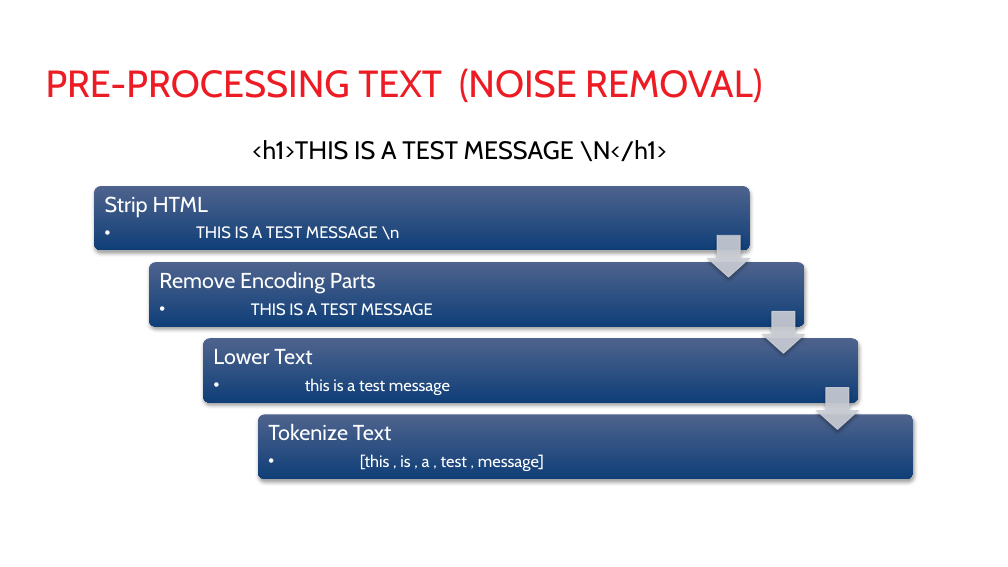
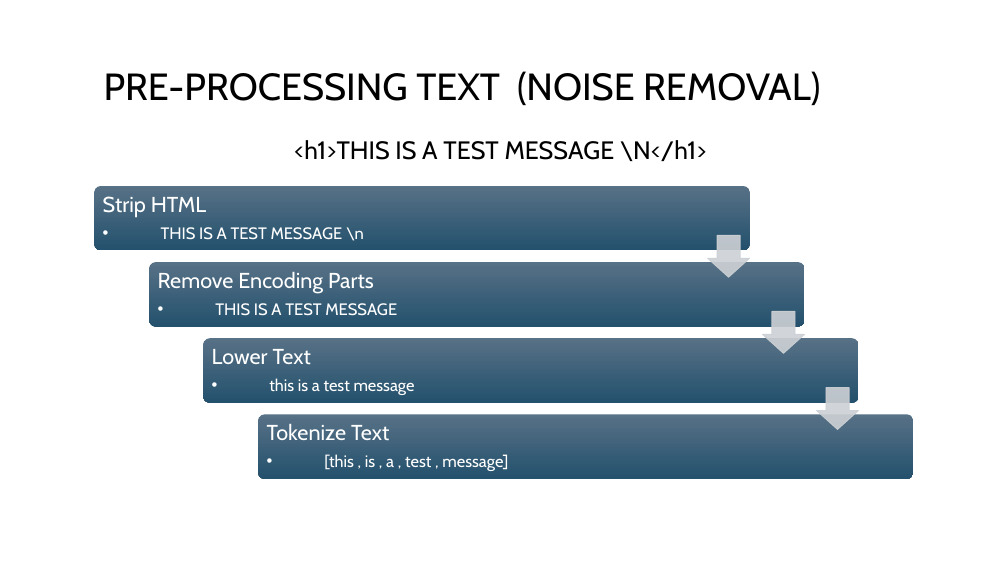
Before and after one commit to DevJohnIbrahim/SSM-GP, a slide deck: slide 10 of Graduation Proposal/Cyberbullypresentation_Final.pptx (slide 9 before the commit). Drawn at 1008x567 pixels with LibreOffice and Linux fonts; fonts in the diff are those of the drawing; background and template pictures are left out. Boxes give left, top, right and bottom in pixels: in the first picture for what was removed or moved away, otherwise in the second. Text is boxed around its words. In the diff, an @@ line names an element or a change of style, - is before the commit and + after.

Commit message:
Feeh elupdated Pre-Processing and Processing w New Diagram
Feeh elupdated Pre-Processing and Processing w New Diagram

```diff
--- a/Graduation Proposal/Cyberbullypresentation_Final.pptx
+++ b/Graduation Proposal/Cyberbullypresentation_Final.pptx
@@ title "PRE-PROCESSING TEXT (NOISE REMOVAL)": place and size @@
-title "PRE-PROCESSING TEXT (NOISE REMOVAL)" at (46, 68, 762, 102)
+title "PRE-PROCESSING TEXT (NOISE REMOVAL)" at (104, 71, 820, 105)
@@ title "PRE-PROCESSING TEXT (NOISE REMOVAL)" at (104, 71, 820, 105): text colour #ED1C24 to #000000 @@
@@ text "<h1>THIS IS A TEST MESSAGE ...": place and size @@
-text "<h1>THIS IS A TEST MESSAGE ..." at (252, 140, 667, 161)
+text "<h1>THIS IS A TEST MESSAGE ..." at (294, 140, 707, 161)
@@ text "<h1>THIS IS A TEST MESSAGE ..." at (294, 140, 707, 161): size 19.9 to 19.8 pt @@
@@ text "Strip HTML": place and size @@
-text "Strip HTML" at (94, 186, 750, 250)
+text "Strip HTML" at (103, 196, 364, 241)
@@ text "Remove Encoding Parts": place and size @@
-text "Remove Encoding Parts" at (149, 263, 805, 327)
+text "Remove Encoding Parts" at (158, 272, 397, 315)
@@ text "Lower Text": place and size @@
-text "Lower Text" at (203, 338, 859, 402)
+text "Lower Text" at (212, 349, 415, 395)
@@ fill #CDD0D7 at 90% opacity to #CED2D6 at 90% opacity; outline #CDD0D7 0.75 pt to #CED2D6 0.75 pt; shadow off in 3 elements at (708, 235, 750, 277), (763, 312, 805, 354), (817, 388, 859, 430) @@
@@ group added at (94, 186, 914, 478): 4 rounded rectangles @@
@@ indent changed; fill gradient #4F648E to #103F79 to none; shadow off in 4 elements at (103, 196, 364, 241), (212, 349, 415, 395), (158, 272, 397, 315), (267, 424, 508, 471) @@
@@ text "Tokenize Text": place and size @@
-text "Tokenize Text" at (258, 414, 914, 478)
+text "Tokenize Text" at (267, 424, 508, 471)
```
Also in this commit, not shown: 3 other slides changed, 1 slide added, 1 slide removed.
